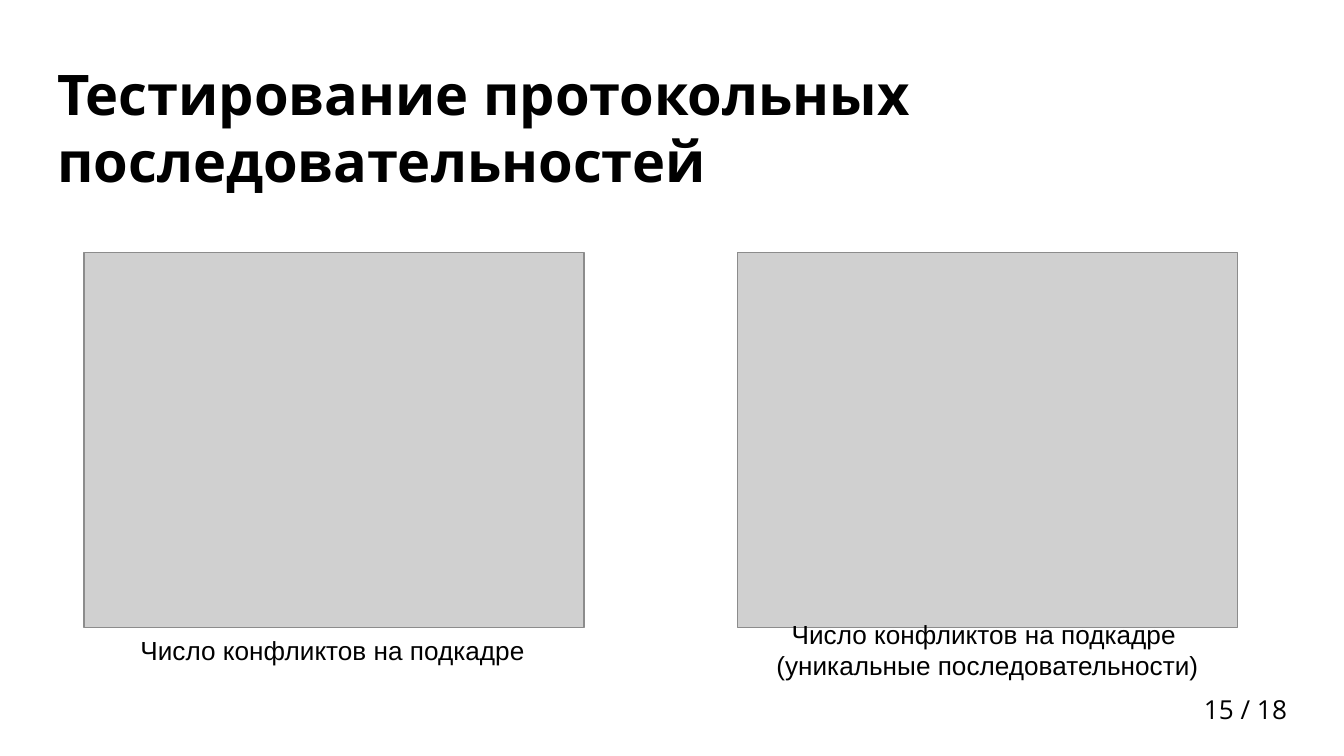
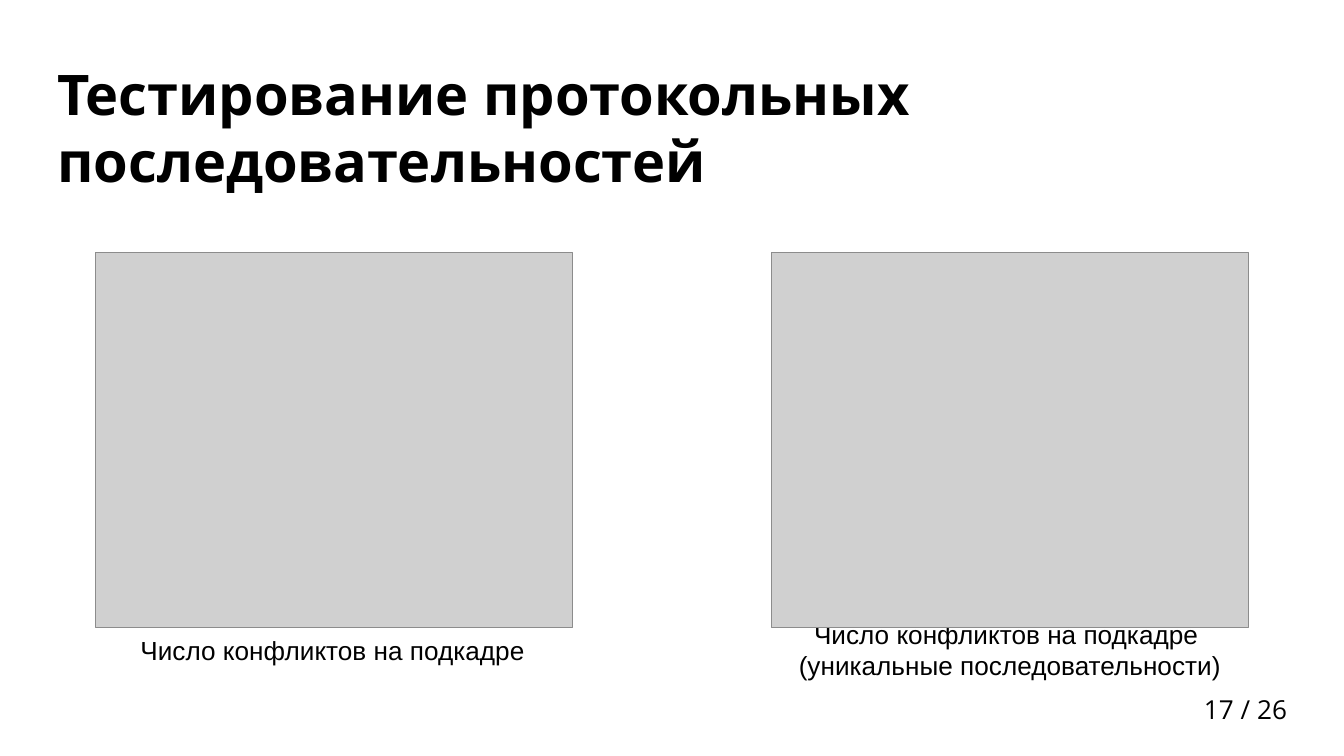
Before and after one commit to egalkin/bachelors_diploma, a slide deck: slide 17 of docs/presentation.pptx (slide 15 before the commit). Drawn at 1344x756 pixels with LibreOffice and Linux fonts; fonts in the diff are those of the drawing; grey boxes stand for pictures; background and template pictures are left out. Boxes give left, top, right and bottom in pixels: in the first picture for what was removed or moved away, otherwise in the second. Text is boxed around its words. In the diff, an @@ line names an element or a change of style, - is before the commit and + after.

```diff
--- a/docs/presentation.pptx
+++ b/docs/presentation.pptx
@@ picture: place and size @@
-picture at bbox=[83, 253, 583, 628]
+picture at bbox=[95, 253, 573, 628]
@@ picture: place and size @@
-picture at bbox=[738, 253, 1238, 628]
+picture at bbox=[771, 253, 1249, 628]
@@ text "Число конфликтов на подкадре": place and size @@
-text "Число конфликтов на подкадре" at bbox=[776, 623, 1198, 681]
+text "Число конфликтов на подкадре" at bbox=[799, 623, 1220, 681]
@@ page number at bbox=[1204, 700, 1287, 720]: text changed @@
-15 / 18
+17 / 26
```
Also in this commit, not shown: 6 other slides changed, 9 slides added, 1 slide removed, 1 other file.
